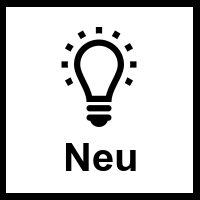
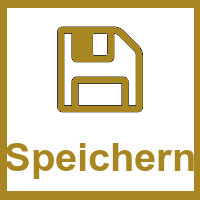
Comparing the layer stacks of the two 200x200 images. Changes:
showed "SaveIcon.png", painted on it over [57, 26, 143, 113]
removed layer "kisspng-incandescent-light-bulb-clip-art-light-bulb-5b0437bf548498.306518121527…" over [61, 27, 137, 127]
added layer "Goldene Schrift" above "schwarze Schrift" over [5, 143, 194, 179]
hid "schwarze Schrift", painted on it over [7, 143, 192, 179]
renamed "Wichtige Werte" to "GoldRand", painted on it over [0, 0, 200, 200]
